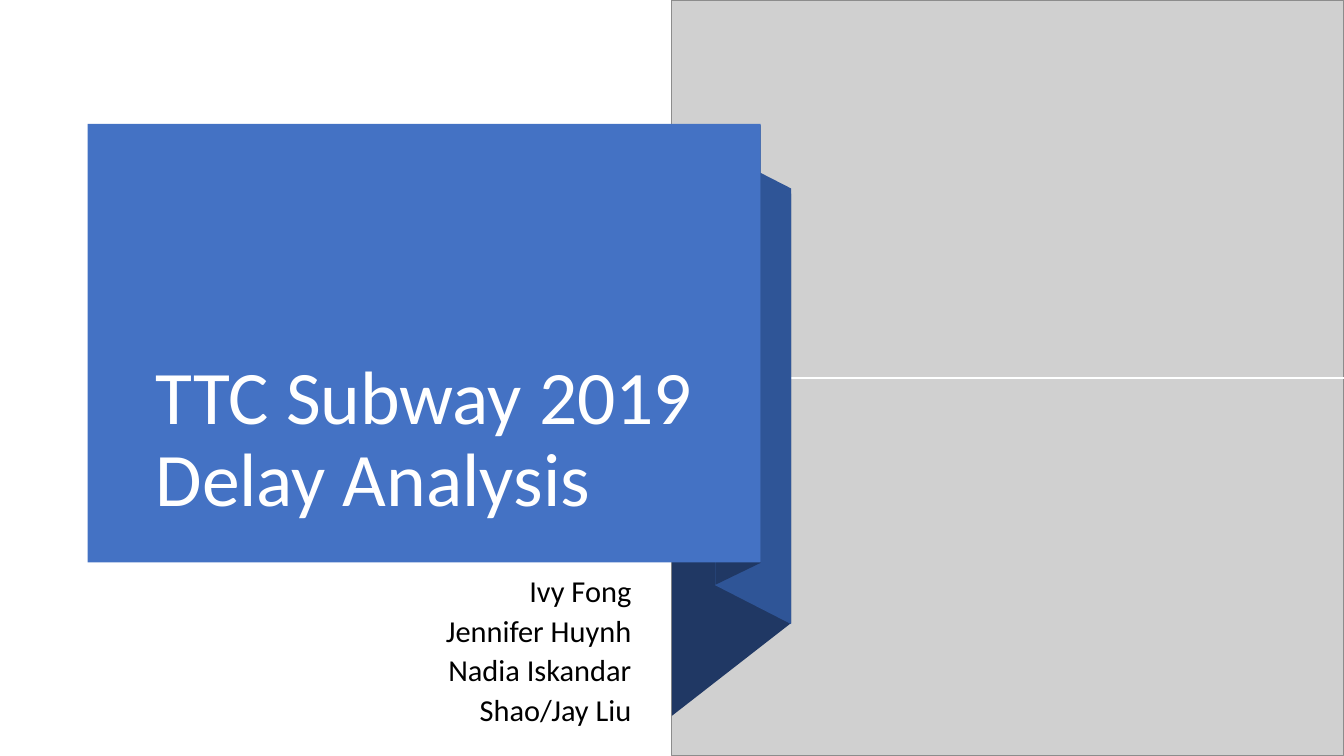
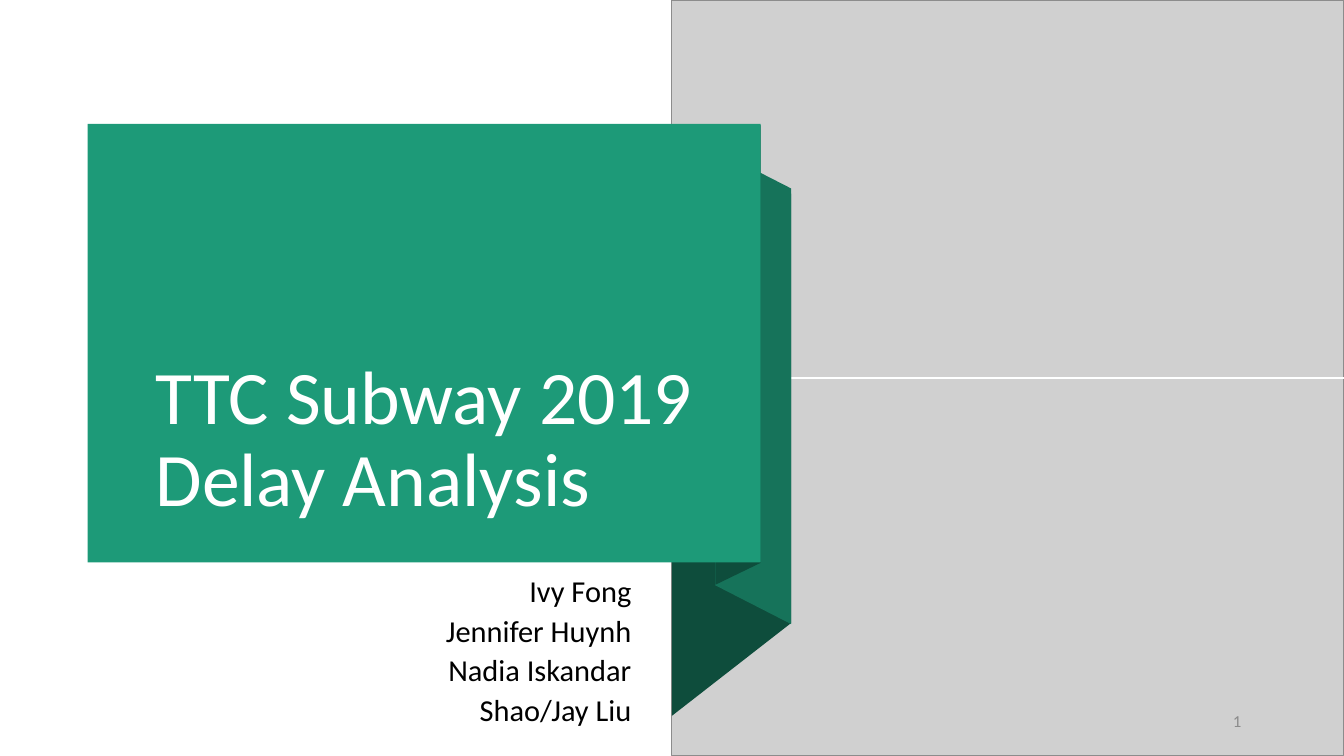
Before and after one commit to nfiskandar/TTC_Subway_Delay_Dashboard, a slide deck: slide 1 of Presentation - Draft.pptx. Drawn at 1344x756 pixels with LibreOffice and Linux fonts; fonts in the diff are those of the drawing; grey boxes stand for pictures. Boxes give left, top, right and bottom in pixels: in the first picture for what was removed or moved away, otherwise in the second. Text is boxed around its words. In the diff, an @@ line names an element or a change of style, - is before the commit and + after.

```diff
--- a/Presentation - Draft.pptx
+++ b/Presentation - Draft.pptx
@@ rectangle at (88, 124, 761, 563): fill #4472C4 to #1D9A78 @@
@@ freeform shape at (716, 125, 761, 585): fill #203864 to #0E4D3C @@
@@ freeform shape at (716, 149, 791, 624): fill #2F5597 to #16745A @@
@@ freeform shape at (673, 194, 791, 716): fill #203864 to #0E4D3C @@
@@ page number added at (1233, 716, 1241, 727), 12 pt, text #8C8C8C @@
+1
```
Also in this commit, not shown: 1 other slide changed, 2 slides added.
